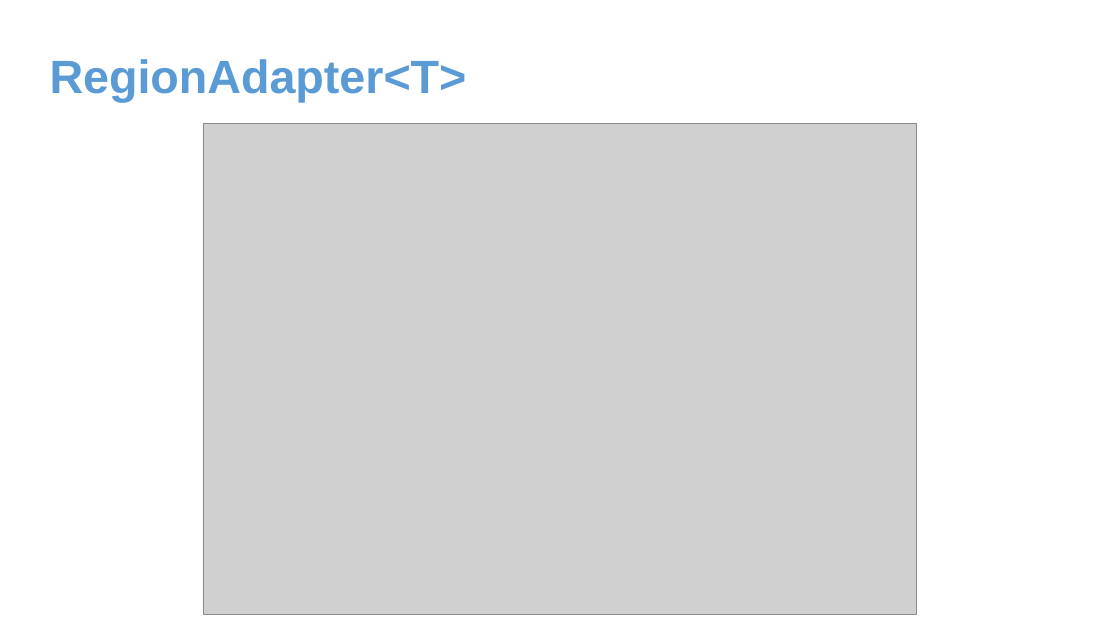
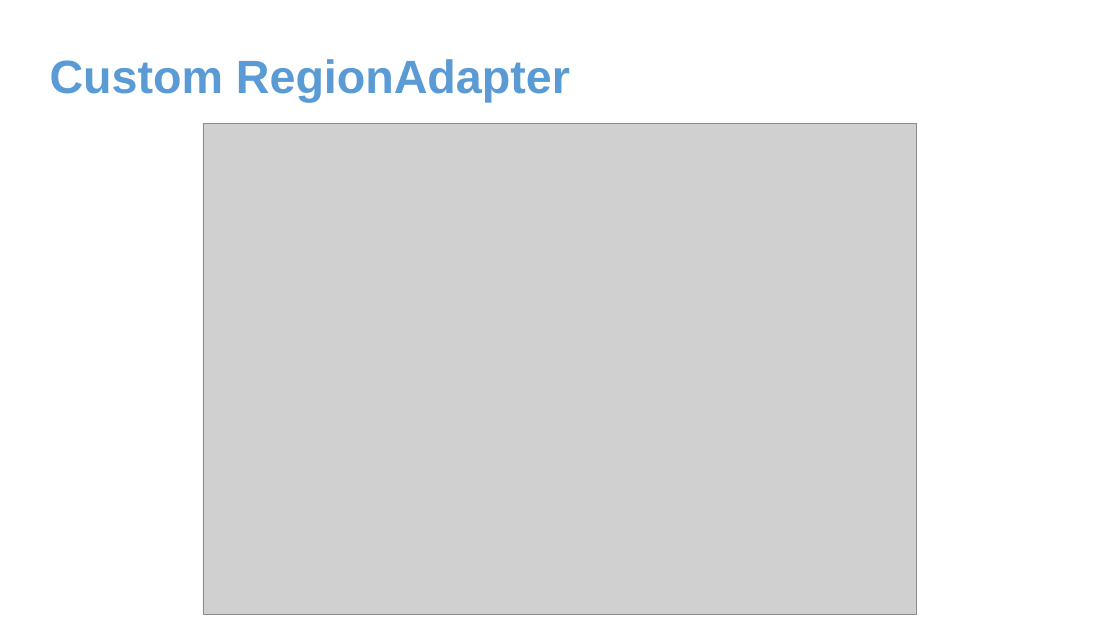
Before and after one commit to juniair/Summary-PPT, a slide deck: slide 11 of Prism.pptx (slide 2 before the commit). Drawn at 1120x630 pixels with LibreOffice and Linux fonts; fonts in the diff are those of the drawing; grey boxes stand for pictures. Boxes give left, top, right and bottom in pixels: in the first picture for what was removed or moved away, otherwise in the second. Text is boxed around its words. In the diff, an @@ line names an element or a change of style, - is before the commit and + after.

```diff
--- a/Prism.pptx
+++ b/Prism.pptx
@@ text at [50, 59, 570, 102]: text changed @@
-RegionAdapter<T>
+Custom RegionAdapter
```
Also in this commit, not shown: 2 other slides changed, 10 slides added, 1 slide removed.
